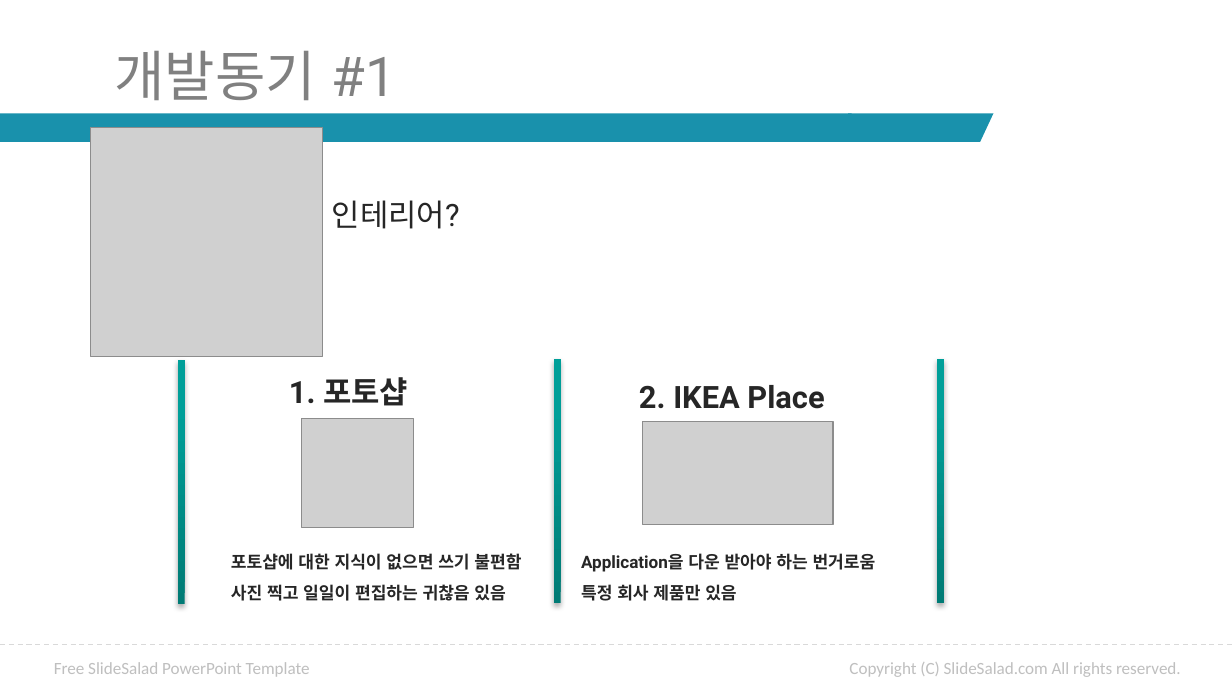
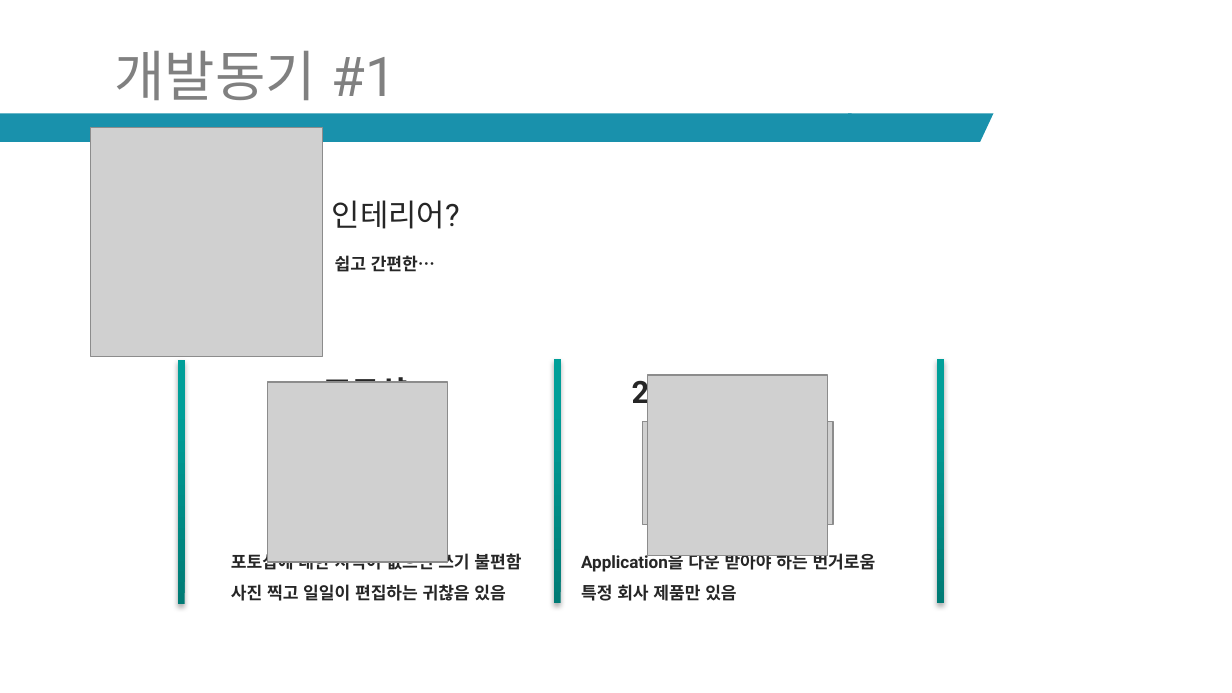
Before and after one commit to ptyoiy/ARwork, a slide deck: slide 3 of 호남-발표자료 - 복사본.pptx. Drawn at 1232x693 pixels with LibreOffice and Linux fonts; fonts in the diff are those of the drawing; grey boxes stand for pictures; background and template pictures are left out. Boxes give left, top, right and bottom in pixels: in the first picture for what was removed or moved away, otherwise in the second. Text is boxed around its words. In the diff, an @@ line names an element or a change of style, - is before the commit and + after.

```diff
--- a/호남-발표자료 - 복사본.pptx
+++ b/호남-발표자료 - 복사본.pptx
@@ text added at bbox=[335, 255, 435, 272], 10 pt, text #262626, bold @@
+쉽고 간편한…
@@ text "2. IKEA Place" rewrapped from bbox=[639, 385, 824, 409] to bbox=[632, 375, 817, 411] @@
@@ picture added at bbox=[267, 382, 447, 562] @@
@@ picture added at bbox=[648, 375, 828, 554] @@
@@ picture removed at bbox=[302, 419, 414, 527] @@
@@ line removed from (0, 644) to (1232, 644) @@
@@ text removed at bbox=[54, 662, 310, 677] @@
-Free SlideSalad PowerPoint Template
@@ text removed at bbox=[849, 662, 1181, 677] @@
-Copyright (C) SlideSalad.com All rights reserved.
```
Also in this commit, not shown: 7 other slides changed, 2 slides removed, 2 other files.
